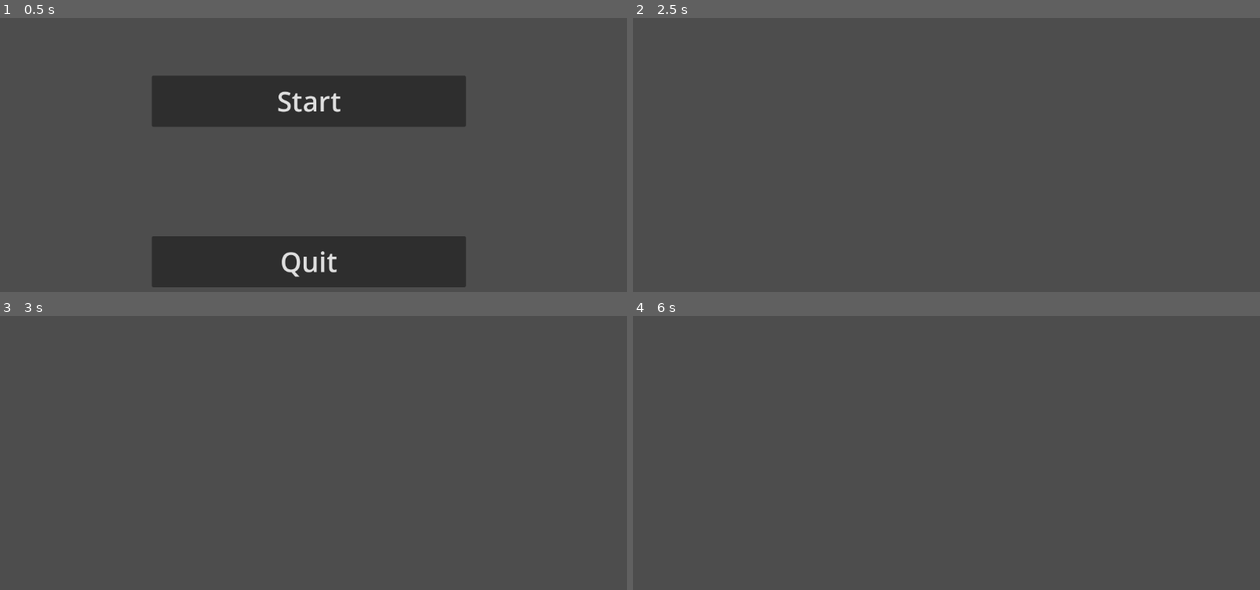
Above: before the commit, frames 1-4 (two rows, left to right).
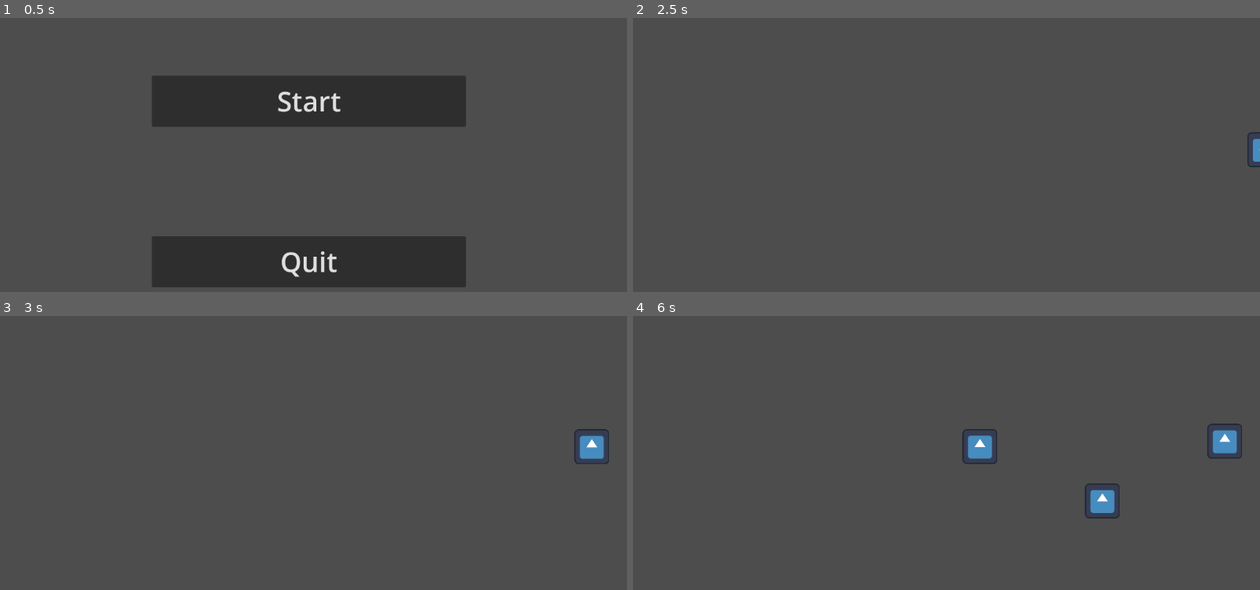
Above: after the commit, the same moments.

Repository: TDS-PIKI-Project/TDS
Game: Godot game, scene res://scenes/ui/menu.tscn
Same seed, same stepped clock (60 frames per second), same inputs: the game is played once before the commit and once after it. The engine's default icon, where the game draws it, is replaced by a stand-in: a white triangle on a blue panel in a dark square.
Inputs:
- Up to frame 1 (0.5 s): no input
- Up to frame 2 (2.5 s): click "Start" at 0.5 s; tap Enter at 1.25 s; tap Space at 2 s
- Up to frame 3 (3 s): no input
- Up to frame 4 (6 s): no input

Frame 1 is identical in both runs. In frame 2, 0.1% of the frame differs, in the area x 97-100%, y 41-55%; in frame 3, 0.4%; in frame 4, 1.3%, in the area x 52-98%, y 39-74%.

Commit message:
fix: removed errors with paths to the files.

Diff:
--- a/scenes/enemies/tmp_enemy.tscn
+++ b/scenes/enemies/tmp_enemy.tscn
@@ -13,8 +13,6 @@
 y_sort_enabled = true
 collision_layer = 2
 script = ExtResource("1_ph245")
-push_force = 100.0
-velocity_lerp_speed = 0.5
 metadata/_edit_group_ = true
 
 [node name="Sprite2D" type="Sprite2D" parent="."]
--- a/scenes/levels/level_1.gd
+++ b/scenes/levels/level_1.gd
@@ -1,4 +1,4 @@
 extends BaseLevel
 
 func setup_level():
-	enemy_scene = preload(Globals.LEVEL_1_PATH)
+	enemy_scene = preload(Globals.TMP_ENEMY_PATH)
--- a/scripts/autoloads/globals.gd
+++ b/scripts/autoloads/globals.gd
@@ -1,7 +1,8 @@
 extends Node
 
 # --- CONSTANTS ---
-const LEVEL_1_PATH = "res://scenes/enemies/tmp_enemy.tscn"
+const LEVEL_1_PATH = "res://scenes/levels/level_1.tscn"
+const TMP_ENEMY_PATH = "res://scenes/enemies/tmp_enemy.tscn"
 const MENU_PATH = "res://scenes/ui/menu.tscn"
 
 # --- VARIABLES ---
